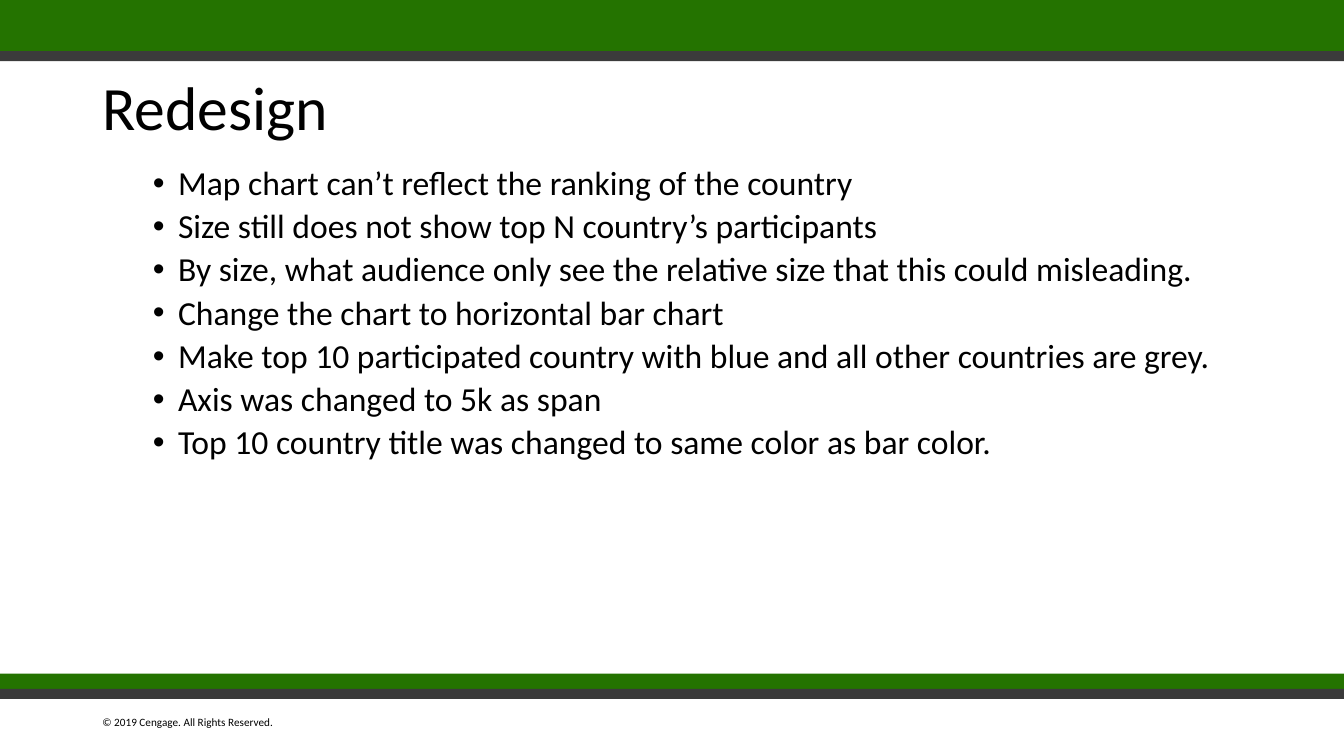
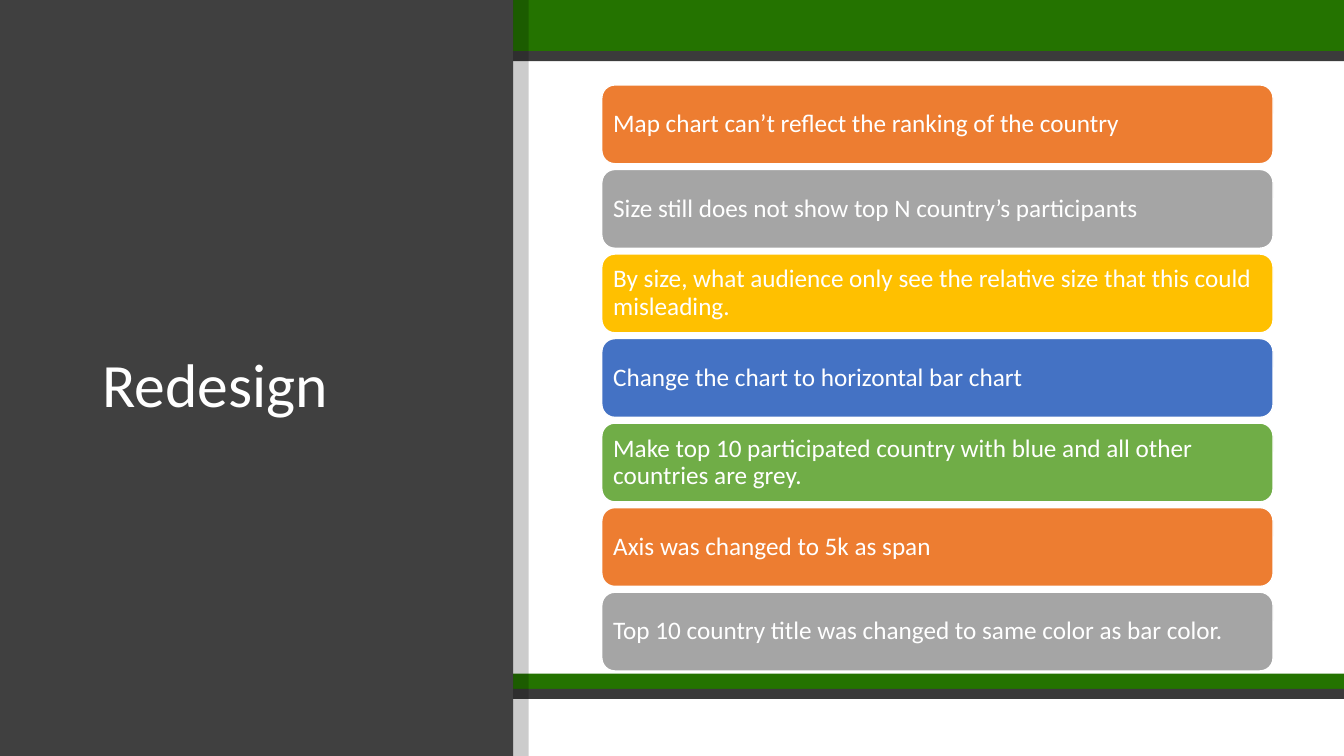
Before and after one commit to billyean/anna, a slide deck: slide 18 of Stackoverflow Programmer's Story.pptx. Drawn at 1344x756 pixels with LibreOffice and Linux fonts; fonts in the diff are those of the drawing. Boxes give left, top, right and bottom in pixels: in the first picture for what was removed or moved away, otherwise in the second. Text is boxed around its words. In the diff, an @@ line names an element or a change of style, - is before the commit and + after.

Commit message:
Add redesign

```diff
--- a/Stackoverflow Programmer's Story.pptx
+++ b/Stackoverflow Programmer's Story.pptx
@@ rectangle added at box(0, 0, 513, 756), fill #404040 @@
@@ rectangle added at box(513, 0, 529, 756), fill #000000 at 20% opacity @@
@@ title "Redesign": place and size @@
-title "Redesign" at box(102, 87, 327, 141)
+title "Redesign" at box(102, 364, 327, 418)
@@ title "Redesign" at box(102, 364, 327, 418): text colour #000000 to #FFFFFF @@
@@ text removed at box(178, 171, 1209, 460) @@
-  • Map chart can’t reflect the ranking of the country
-  • Size still does not show top N country’s participants
-  • By size, what audience only see the relative size that this could misleading.
-  • Change the chart to horizontal bar chart
-  • Make top 10 participated country with blue and all other countries are grey.
-  • Axis was changed to 5k as span
-  • Top 10 country title was changed to same color as bar color.
@@ group added at box(602, 85, 1273, 671): 7 rounded rectangles, 7 texts @@
+Map chart can’t reflect the ranking of the country
+Size still does not show top N country’s participants
+By size, what audience only see the relative size that this could misleading.
+Change the chart to horizontal bar chart
+Make top 10 participated country with blue and all other countries are grey.
+Axis was changed to 5k as span
+Top 10 country title was changed to same color as bar color.
@@ text removed at box(114, 718, 273, 728) @@
-© 2019 Cengage. All Rights Reserved.
```
Also in this commit, not shown: 1 other slide changed.
